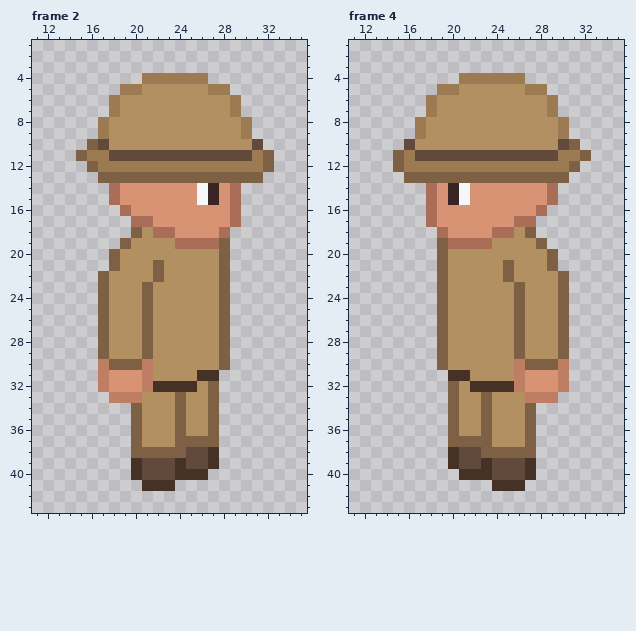
Pixel-art file, stored at Player/WIP Aseprite/Player 360.aseprite. The first picture shows the starting point.
48x48 pixels, 4 frames. Colours within 5 levels of each other are drawn and written as one. Shown: frame 2: x 11..35, y 1..43; frame 4: x 11..35, y 1..43. The commit also changed other frames, which this record leaves out.
After the commit:
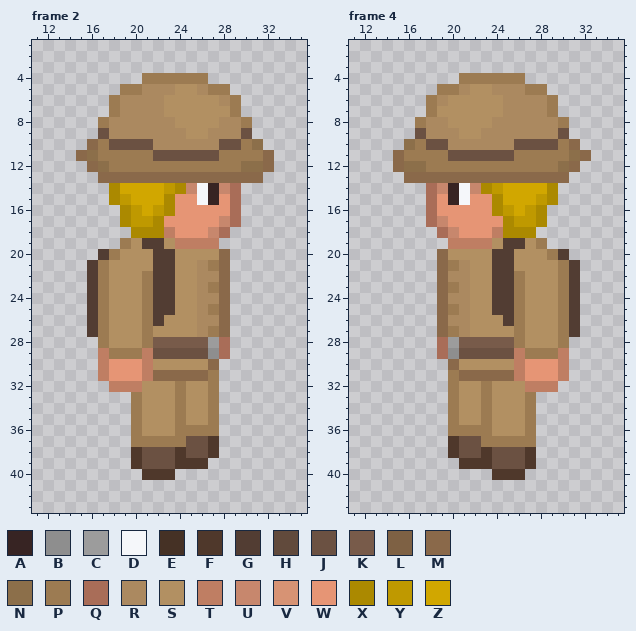
Palette (. is transparent): A #372423  B #8e8e8e  C #9c9c9c  D #f5f7fa  E #453125  F #4f382b  G #523d33  H #614a3c  J #6b5142  K #785b4a  L #7e6144  M #8a694a  N #8c6f4a  P #9c7b52  Q #a96d58  R #ab8960  S #b29062  T #bf7e63  U #c7876d  V #d79374  W #e69575  X #ab8900  Y #bf9900  Z #d1a700
Message: Player sprite final - 4 directions view - ready to anim (idle, walk)
The edit:
layer "BackPack" added
layer "Torso" removed
--- frame 2
@@ x 11..35 @@
  4 ..........PPPPPP.........
- 5 ........PPSSSSSSPP.......
- 6 .......PSSSSSSSSSSP......
- 7 .......PSSSSSSSSSSP......
- 8 ......PSSSSSSSSSSSSP.....
- 9 ......PSSSSSSSSSSSSP.....
-10 .....LHSSSSSSSSSSSSSH....
-11 ....LPPHHHHHHHHHHHHHPL...
-12 .....LPPPPPPPPPPPPPPPL...
-13 ......LLLLLLLLLLLLLLL....
-14 .......QVVVVVVVDAVQ......
-15 .......QVVVVVVVDAVQ......
-16 ........QVVVVVVVVVQ......
-17 .........QQVVVVVVVQ......
-18 .........LSQQVVVVQ.......
-19 ........LSSSSQQQQL.......
-20 .......LSSSSSSSSSL.......
-21 .......LSSSLSSSSSL.......
-22 ......LSSSSLSSSSSL.......
-23 ......LSSSLSSSSSSL.......
-24 ......LSSSLSSSSSSL.......
-25 ......LSSSLSSSSSSL.......
-26 ......LSSSLSSSSSSL.......
-27 ......LSSSLSSSSSSL.......
-28 ......LSSSLSSSSSSL.......
-29 ......LSSSLSSSSSSL.......
-30 ......TLLLTSSSSSSL.......
-31 ......TVVVTSSSSEE........
-32 ......TVVVTEEEESL........
-33 .......TTTSSSLSSL........
-34 .........LSSSLSSL........
-35 .........LSSSLSSL........
-36 .........LSSSLSSL........
-37 .........LSSSLLLL........
-38 .........LLLLLHHE........
-39 .........EHHHEHHE........
-40 .........EHHHEEE.........
-41 ..........EEE............
+ 5 ........PPRRRSSRPP.......
+ 6 .......PRRRRSSSSSRP......
+ 7 .......PRRRRSSSSSSP......
+ 8 ......PRRRRRRSSSSRRP.....
+ 9 ......JRRRRRRRSSRRRJ.....
+10 .....MPJJJJRRRRRRJJPN....
+11 ....MNPPPPPJJJJJJPPPPM...
+12 .....MNPPPPPPPPPPPPNNM...
+13 ......MMMMMMMMMMMMMMM....
+14 .......XZZZZYXUDAUQ......
+15 .......XYZZZXWWDAWQ......
+16 ........XYZYXWWWWWQ......
+17 ........XYYXWWWWWUQ......
+18 .........XXXTWWWUQ.......
+19 ........PSGGSTTTT........
+20 ......GPSSSGGSSSSM.......
+21 .....GPSSSSGGSSRPM.......
+22 .....GPSSSPGGSSRRM.......
+23 .....GPSSSPGGSSRPM.......
+24 .....GPSSSPGGSSRRM.......
+25 .....GPSSSPGGSSRPM.......
+26 .....GPSSSPGSSSRRM.......
+27 .....GPSSSPSSSSRPM.......
+28 ......PSSSPKKKKKCQ.......
+29 ......TPPPTJJJJJBQ.......
+30 ......TWWWTSSSSSM........
+31 ......TWWWTMMMMMP........
+32 .......TTTSSSPSSP........
+33 .........PSSSPSSP........
+34 .........PSSSPSSP........
+35 .........PSSSPSSP........
+36 .........PSSSPPPP........
+37 .........PPPPPJJF........
+38 .........FJJJFJJF........
+39 .........FJJJFFF.........
+40 ..........FFF............
+41 .........................
 42 .........................
--- frame 4
@@ x 11..35 @@
  4 ..........PPPPPP.........
- 5 ........PPSSSSSSPP.......
- 6 .......PSSSSSSSSSSP......
- 7 .......PSSSSSSSSSSP......
- 8 ......PSSSSSSSSSSSSP.....
- 9 ......PSSSSSSSSSSSSP.....
-10 .....HSSSSSSSSSSSSSHL....
-11 ....LPHHHHHHHHHHHHHPPL...
-12 ....LPPPPPPPPPPPPPPPL....
-13 .....LLLLLLLLLLLLLLL.....
-14 .......QVADVVVVVVVQ......
-15 .......QVADVVVVVVVQ......
-16 .......QVVVVVVVVVQ.......
-17 .......QVVVVVVVQQ........
-18 ........QVVVVQQSL........
-19 ........LQQQQSSSSL.......
-20 ........LSSSSSSSSSL......
-21 ........LSSSSSLSSSL......
-22 ........LSSSSSLSSSSL.....
-23 ........LSSSSSSLSSSL.....
-24 ........LSSSSSSLSSSL.....
-25 ........LSSSSSSLSSSL.....
-26 ........LSSSSSSLSSSL.....
-27 ........LSSSSSSLSSSL.....
-28 ........LSSSSSSLSSSL.....
-29 ........LSSSSSSLSSSL.....
-30 ........LSSSSSSTLLLT.....
-31 .........EESSSSTVVVT.....
-32 .........LSEEEETVVVT.....
-33 .........LSSLSSSTTT......
-34 .........LSSLSSSL........
-35 .........LSSLSSSL........
-36 .........LSSLSSSL........
-37 .........LLLLSSSL........
-38 .........EHHLLLLL........
-39 .........EHHEHHHE........
-40 ..........EEEHHHE........
-41 .............EEE.........
+ 5 ........PPRSSRRRPP.......
+ 6 .......PRSSSSSRRRRP......
+ 7 .......PSSSSSSRRRRP......
+ 8 ......PRRSSSSRRRRRRP.....
+ 9 ......JRRRSSRRRRRRRJ.....
+10 .....NPJJRRRRRRJJJJPM....
+11 ....MPPPPJJJJJJPPPPPNM...
+12 ....MNNPPPPPPPPPPPPNM....
+13 .....MMMMMMMMMMMMMMM.....
+14 .......QUADUXYZZZZX......
+15 .......QWADWWXZZZYX......
+16 .......QWWWWWXYZYX.......
+17 .......QUWWWWWXYYX.......
+18 ........QUWWWTXXX........
+19 .........TTTTSGGSP.......
+20 ........MSSSSGGSSSPG.....
+21 ........MPRSSGGSSSSPG....
+22 ........MRRSSGGPSSSPG....
+23 ........MPRSSGGPSSSPG....
+24 ........MRRSSGGPSSSPG....
+25 ........MPRSSGGPSSSPG....
+26 ........MRRSSSGPSSSPG....
+27 ........MPRSSSSPSSSPG....
+28 ........QCKKKKKPSSSP.....
+29 ........QBJJJJJTPPPT.....
+30 .........MSSSSSTWWWT.....
+31 .........PMMMMMTWWWT.....
+32 .........PSSPSSSTTT......
+33 .........PSSPSSSP........
+34 .........PSSPSSSP........
+35 .........PSSPSSSP........
+36 .........PPPPSSSP........
+37 .........FJJPPPPP........
+38 .........FJJFJJJF........
+39 ..........FFFJJJF........
+40 .............FFF.........
+41 .........................
 42 .........................
Changed places in both pictures, as pixel boxes (x1, y1, x2, y2):
changed: (76, 84, 274, 491)
changed: (393, 84, 591, 491)
